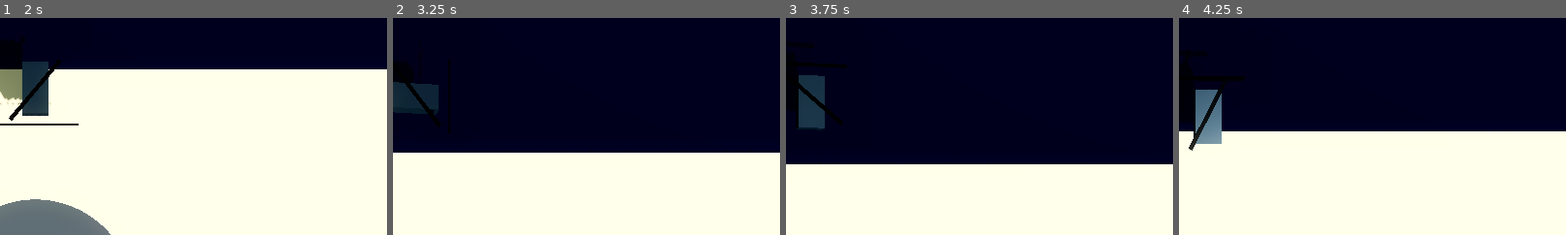
Above: before the commit, frames 1-4 (left to right).
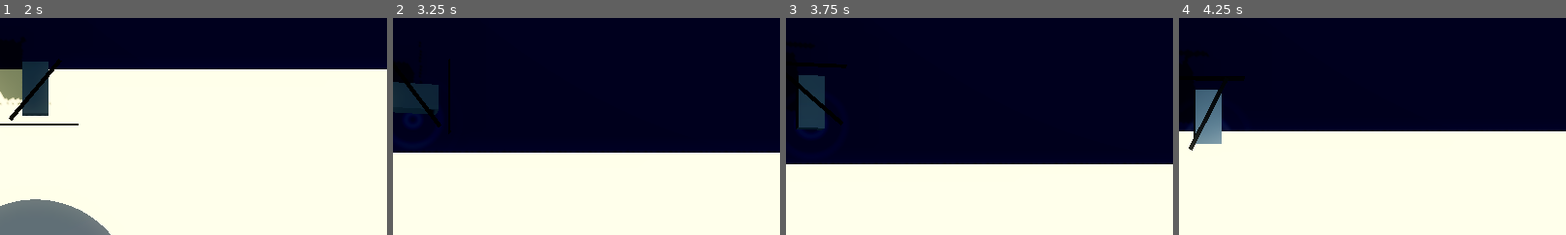
Above: after the commit, the same moments.

Repository: alexcamargos/BlackoutStrike
Game: Godot game, scene res://scenes/core/mission_01_midway.tscn
Same seed, same stepped clock (60 frames per second), same inputs: the game is played once before the commit and once after it. This scene is started directly instead of the project's main scene.
Inputs (mouse positions are % of the whole screen's width and height, from its top left):
- Up to frame 1 (2 s): tap Enter at 0.5 s; move the mouse to (45, 70) at 0.52 s; press the mouse at (45, 70) at 0.53 s; hold W (move_north) 0.53-1.25 s; release the mouse at (45, 70) at 1.25 s; drag from (80, 65) to (45, 70) at 1.27 s
- Up to frame 2 (3.25 s): move the mouse to (20, 35) at 2.02 s; hold A (move_west) 2.03-2.75 s; tap 1 (weapon_slot_1) at 2.1 s; drag from (55, 50) to (20, 35) at 2.77 s
- Up to frame 3 (3.75 s): move the mouse to (35, 25) at 3.52 s; hold S (move_south) from 3.53 s (still down); tap 3 (weapon_slot_3) at 3.6 s
- Up to frame 4 (4.25 s): keep holding S (move_south)
The pictures show only the part of the screen within x 45-95%, y 32-82%; the shares and areas given below are measured in that part.

Frame 1 is identical in both runs. In frame 2, 0.1% of the frame differs, in the area x 3-8%, y 43-51%; in frame 3, less than 0.1%; in frame 4, less than 0.1%.

Commit message:
feat(vfx): instanciar malha e controle dinamico de rotor wash no helicoptero

Diff:
--- a/scenes/entities/player/player_helicopter.gd
+++ b/scenes/entities/player/player_helicopter.gd
@@ -20,6 +20,7 @@
 @onready var mesh_container: Node3D = $HelicopterMeshContainer
 @onready var main_rotor: Node3D = $HelicopterMeshContainer/MainRotor
 @onready var tail_rotor: Node3D = $HelicopterMeshContainer/TailRotor
+@onready var rotor_wash_mesh: MeshInstance3D = get_node_or_null("RotorWashMesh") as MeshInstance3D
 @onready var vulcan_muzzle: Marker3D = $HelicopterMeshContainer/MuzzleMarkers/VulcanMuzzle
 @onready var hydra_pod_left: Marker3D = $HelicopterMeshContainer/MuzzleMarkers/HydraPodLeft
 @onready var hydra_pod_right: Marker3D = $HelicopterMeshContainer/MuzzleMarkers/HydraPodRight
@@ -312,6 +313,14 @@
 	if tail_rotor != null:
 		tail_rotor.rotate_x(45.0 * delta)
 
+	# Atualiza intensidade visual do rotor wash com base na cota de altitude
+	if rotor_wash_mesh != null:
+		var alt: float = global_position.y
+		var intensity: float = clampf(1.0 - ((alt - 0.8) / 4.0), 0.2, 1.0)
+		var mat: ShaderMaterial = rotor_wash_mesh.get_active_material(0) as ShaderMaterial
+		if mat != null:
+			mat.set_shader_parameter("intensity", intensity)
+
 
 ## Processa a sequencia incontrolavel de queda em autorrotacao apos pane seca.
 ##
--- a/scenes/entities/player/player_helicopter.tscn
+++ b/scenes/entities/player/player_helicopter.tscn
@@ -12,6 +12,19 @@
 [ext_resource type="Script" path="res://scripts/components/cargo_component.gd" id="10_cargo"]
 [ext_resource type="Script" path="res://scripts/components/rescue_sensor_area.gd" id="11_rescue"]
 [ext_resource type="Script" path="res://scripts/components/boon_receiver_component.gd" id="12_boon"]
+[ext_resource type="Shader" path="res://assets/shaders/rotor_wash.gdshader" id="13_wash_shader"]
+
+[sub_resource type="ShaderMaterial" id="ShaderMaterial_rotor_wash"]
+render_priority = 0
+shader = ExtResource("13_wash_shader")
+shader_parameter/wash_color = Color(1, 1, 1, 0.45)
+shader_parameter/ring_frequency = 18.0
+shader_parameter/expansion_speed = 4.0
+shader_parameter/intensity = 1.0
+
+[sub_resource type="PlaneMesh" id="PlaneMesh_rotor_wash"]
+material = SubResource("ShaderMaterial_rotor_wash")
+size = Vector2(8, 8)
 
 [sub_resource type="CylinderShape3D" id="CylinderShape3D_rescue"]
 height = 6.0
@@ -107,3 +120,7 @@
 
 [node name="BoonReceiverComponent" type="Node" parent="."]
 script = ExtResource("12_boon")
+
+[node name="RotorWashMesh" type="MeshInstance3D" parent="."]
+transform = Transform3D(1, 0, 0, 0, 1, 0, 0, 0, 1, 0, -3.8, 0)
+mesh = SubResource("PlaneMesh_rotor_wash")
Not shown: 1 places in scenes/entities/player/player_helicopter.tscn that only renumber resources
